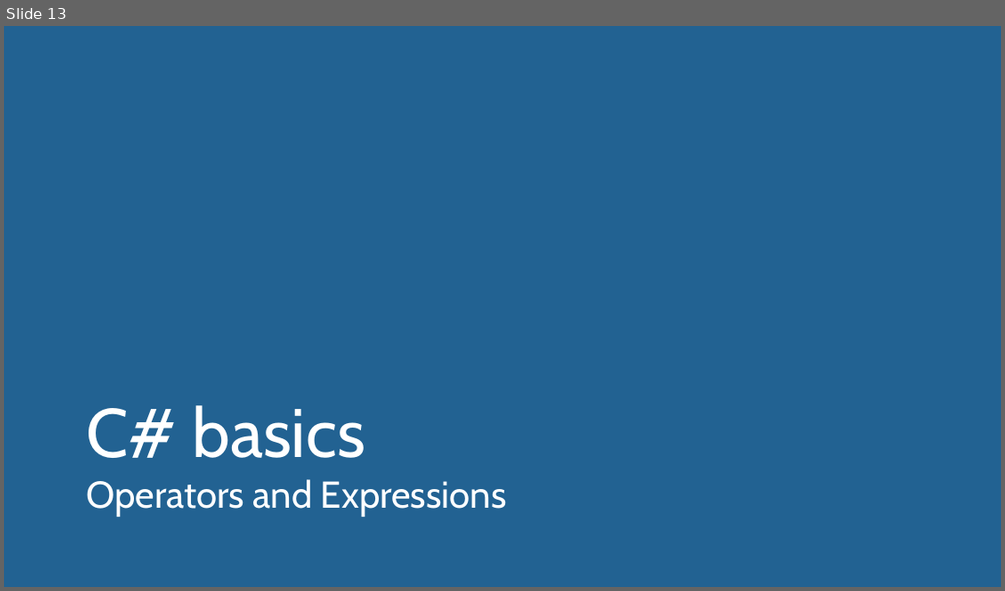
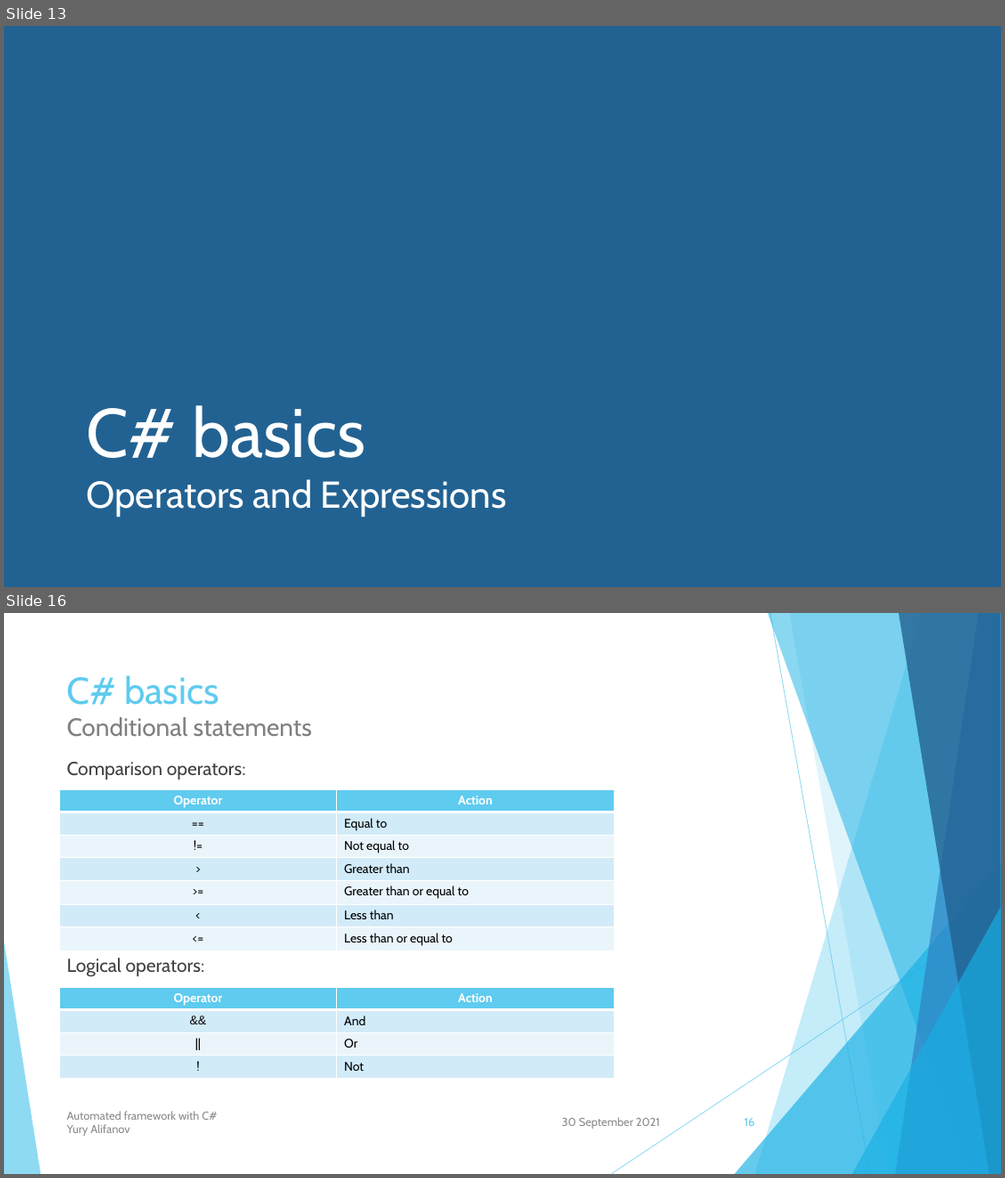
Before and after one commit to user-yalif/ITLeadersCourseAlifanov, a slide deck: Alifanov.ITLeadersCourse/Automated framework with C#.pptx. Shown one above the other, each under a label of ours: slide 13 before the commit, slides 13 and 16 after it; the slides between them are not shown. The pictures are 1005x591 and 1005x1178 pixels, drawn with LibreOffice and Linux fonts; fonts in the diff are those of the drawing. Boxes give left, top, right and bottom in pixels: in the first picture for what was removed or moved away, otherwise in the second. Text is boxed around its words. In the diff, an @@ line names an element or a change of style, - is before the commit and + after.

```diff
--- a/Alifanov.ITLeadersCourse/Automated framework with C#.pptx
+++ b/Alifanov.ITLeadersCourse/Automated framework with C#.pptx
@@ slide 16 added at box(4, 613, 1001, 1174), background #FFFFFF; not listed: 10 template elements that a slide beside it also shows @@
@@ title added at box(67, 675, 312, 737), 24 pt, text #808080 @@
+C# basics
+Conditional statements
@@ text added at box(67, 762, 246, 977), 18 pt, text #404040 @@
+Comparison operators:
+Logical operators:
@@ table added at box(59, 789, 615, 949), 7 rows, 2 columns @@
+Operator | Action
+== | Equal to
+!= | Not equal to
+> | Greater than
+>= | Greater than or equal to
+< | Less than
+<= | Less than or equal to
@@ table added at box(59, 987, 615, 1077), 4 rows, 2 columns @@
+Operator | Action
+&& | And
+|| | Or
+! | Not
@@ text added at box(67, 1111, 217, 1135), 11 pt, text #8C8C8C @@
+Automated framework with C#
+Yury Alifanov
@@ text added at box(562, 1117, 660, 1128), 11 pt, text #8C8C8C @@
+30 September 2021
@@ page number added at box(744, 1118, 755, 1126), 11 pt, text #5FCBEF @@
+16
```
Also in this commit, not shown: 8 slides changed, 3 other slides added, 2 other files.
